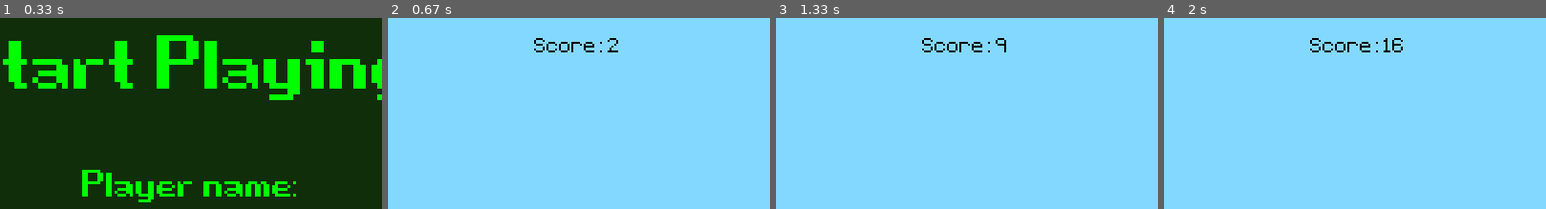
Above: before the commit, frames 1-4 (left to right).
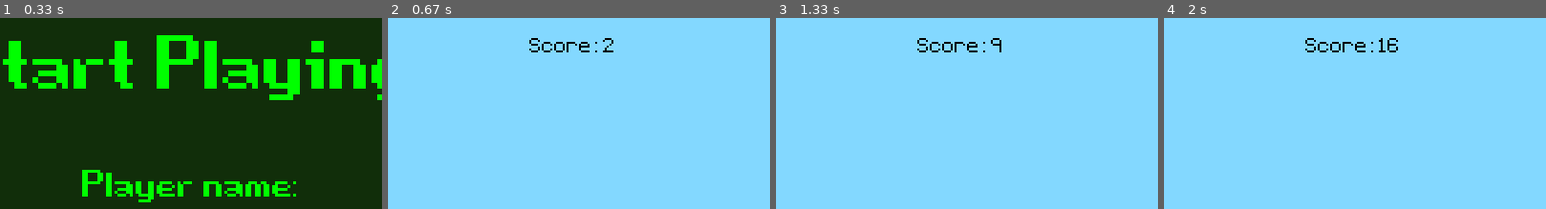
Above: after the commit, the same moments.

Repository: Casterrr/dinorun
Game: pygame game, started from main.py
Two runs of this game, one before a commit and one after it. Both use one fixed random seed, a clock stepped at 60 frames per second and the inputs below.
Inputs:
- Up to frame 1 (0.33 s): no input
- Up to frame 2 (0.67 s): tap Enter at 0.33 s
- Up to frame 3 (1.33 s): hold Up 0.67-1.13 s
- Up to frame 4 (2 s): hold Up 1.62-1.92 s
The pictures show only the part of the screen within x 26-76%, y 0-50%; the shares and areas given below are measured in that part.

Frame 1 is identical in both runs. In frame 2, 0.6% of the frame differs, in the area x 37-61%, y 10-18%; in frame 3, 0.6%; in frame 4, 0.8%, in the area x 37-63%, y 10-18%.

Commit message:
funções colidiu_com_objeto() implementada

Diff:
--- a/classes/game_over_screen.py
+++ b/classes/game_over_screen.py
@@ -15,6 +15,7 @@
         self.screen = py.display.set_mode((self._largura, self._altura))
 
         self.texto_de_fim_de_jogo = fonte_tela_inicial_ou_final(200).render("Game Over", False, 'Red')
+        self.texto_score_final = fonte_tela_inicial_ou_final(50).render(f"{self.jogador.nome}: {self.jogador.score}", False, 'Black')
         self.texto_instrutivo_reiniciar_jogo = fonte_tela_inicial_ou_final(30).render("- Pressione 'Enter' para reiniciar o jogo -", False, 'Yellow')
 
     def adiciona_conteudo_tela_final(self):
@@ -22,7 +23,9 @@
         Adiciona imagens/objetos/elementos à tela - tela do jogo durante a tela final (após à jogatina).
         '''
 
-        conteudo_da_tela = [ (self.texto_de_fim_de_jogo, (215, -20)), (self.texto_instrutivo_reiniciar_jogo, (295, 370)) ]
+        conteudo_da_tela = [ (self.texto_de_fim_de_jogo, (215, -20)),
+                             (self.texto_score_final, (350, 120)),
+                             (self.texto_instrutivo_reiniciar_jogo, (290, 370)) ]
 
         self.screen.fill('#112e0a')
 
--- a/classes/in_game_screen.py
+++ b/classes/in_game_screen.py
@@ -1,6 +1,6 @@
 import pygame as py
 
-from modules.functions import fonte_principal, cria_objetos, movimenta_objetos,colidiu_com_obstaculo
+from modules.functions import fonte_principal, cria_objetos, movimenta_objetos
 
 from classes.start_screen import Start_Screen
 from classes.player import Player
@@ -39,7 +39,7 @@
                              (self.ground_image, (0, 300)),
                              (self.cabecalho_do_jogo, (20, 20)),
                              (self.conteudo_do_jogo['dinossauro'].get_image(), self.conteudo_do_jogo['dinossauro'].retangulo),
-                             (self.texto_score, (360, 20)) ]
+                             (self.texto_score, (355, 20)) ]
 
         for objeto in conteudo_da_tela:
             self.screen.blit(objeto[0], objeto[1])
@@ -72,7 +72,7 @@
                 if event.type == object_timer:
                     self.conteudo_do_jogo['objetos'].append(cria_objetos())
 
-            if not colidiu_com_obstaculo(self.conteudo_do_jogo['dinossauro'].retangulo, self.conteudo_do_jogo['objetos']):
+            if not self.colidiu_com_objeto():
 
                 #Efeito de pulo do dinossauro na tela.
                 self.conteudo_do_jogo['dinossauro'].dino_jump()
@@ -93,8 +93,27 @@
                 #Define FPS do jogo.
                 self.game_clock_variable.tick(60)
             else:
-                print(self.score)
+                self.jogador.score = self.score
                 break
+
+    def colidiu_com_objeto(self):
+        '''
+        Trata colisões do objeto dinossauro com os objetos moeda ou objetos pedra.
+        '''
+
+        if self.conteudo_do_jogo['objetos']:
+            for objeto in self.conteudo_do_jogo['objetos']:
+                if self.conteudo_do_jogo['dinossauro'].retangulo.colliderect(objeto.retangulo):
+
+                    if objeto.__str__() == 'Stone_Object':
+                        return True
+
+                    elif objeto.__str__() == 'Coin_Object':
+                        self.conteudo_do_jogo['objetos'].remove(objeto)
+                        self.pontuacao_bonus += 10
+                        return False
+            else:
+                return False
 
     def atualiza_score(self):
         '''
--- a/classes/input_box.py
+++ b/classes/input_box.py
@@ -28,7 +28,8 @@
                     self.texto = self.texto[:-1]
                 else:
                     if len(self.texto) <= 20:
-                        self.texto += evento.unicode
+                        if evento.unicode != " ":
+                            self.texto += evento.unicode
                 self.superficie_de_texto = fonte_principal(50).render(self.texto, True, (0,0,0))
 
     def atualiza_dimensoes(self):
--- a/classes/player.py
+++ b/classes/player.py
@@ -2,3 +2,9 @@
     def __init__(self):
         self.nome = str()
         self.score = int()
+
+    def get_nome(self):
+        return str(self.nome)
+
+    def get_score(self):
+        return str(self.score)
--- a/classes/start_screen.py
+++ b/classes/start_screen.py
@@ -25,7 +25,10 @@
         Adiciona imagens/objetos/elementos à tela - tela do jogo durante a tela inicial (anterior à jogatina).
         '''
 
-        conteudo_da_tela = [(self.texto_da_tela_de_incio, (160, -20)), (self.texto_input_box, (290, 140)), (self.texto_instrutivo_iniciar_jogo, (295, 370))]
+        conteudo_da_tela = [ (self.texto_da_tela_de_incio, (160, -20)),
+                             (self.texto_input_box, (290, 140)),
+                             (self.texto_instrutivo_iniciar_jogo,
+                             (295, 370)) ]
 
         self.screen.fill('#112e0a')
 
--- a/modules/functions.py
+++ b/modules/functions.py
@@ -44,9 +44,11 @@
             if objeto.__str__() == "Coin_Object":
                 objeto.move_para_esquerda(2)
                 janela_do_jogo.blit(objeto.get_image(), objeto.retangulo)
+
             elif objeto.__str__() == "Stone_Object":
                 objeto.move_para_esquerda(5)
                 janela_do_jogo.blit(objeto.get_image(), objeto.retangulo)
+
             elif objeto.__str__() == "Cloud_Object":
                 objeto.move_para_esquerda(1)
                 janela_do_jogo.blit(objeto.get_image(), objeto.retangulo)
@@ -57,25 +59,6 @@
     #Retorna lista atualizada.
     return lista_de_objetos
 
-def colidiu_com_obstaculo(dino_rect, lista_de_objetos):
-    '''
-    Retorna True se houver colisão entre o dinossauro e um objeto não moeda, e False se não.
-    Se houver colisão entre o dinossauro e uma moeda, faz a moeda desaparecer.
-    '''
-
-    if lista_de_objetos:
-        for objeto in lista_de_objetos:
-            if dino_rect.colliderect(objeto.retangulo):
-                if objeto.__str__() == 'Coin_Object':
-                    lista_de_objetos.remove(objeto)
-                    return False
-                if objeto.__str__() == 'Cloud_Object':
-                    return False
-                else:
-                    return True
-        else:
-            return False
-
 def main():
     pass
 
